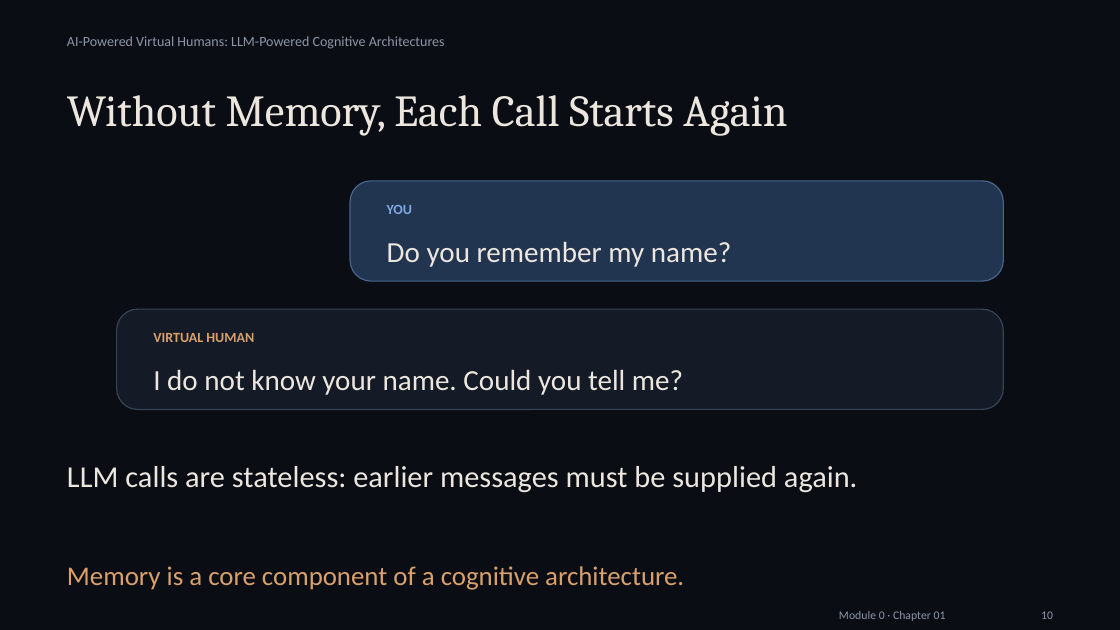
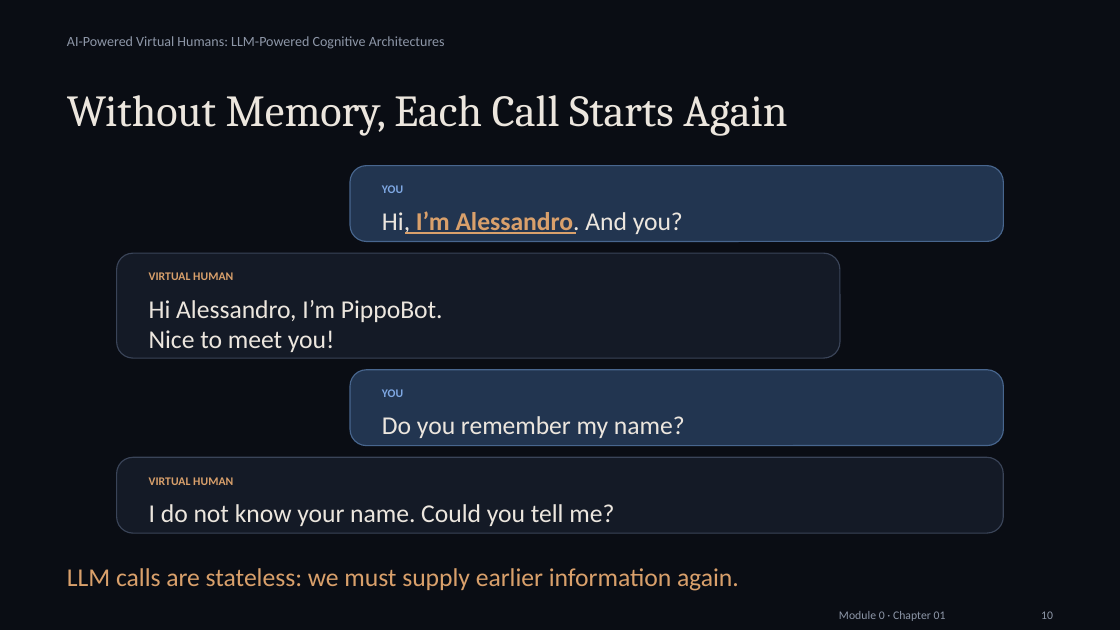
Before and after one commit to alessandropec/virtual-humans-cognitive-architectures, a slide deck: slide 10 of virtual_human_course/Module_0/Chapter_01/Slides/Module_0_Chapter_01_Introduction_and_Setup.pptx. Drawn at 1120x630 pixels with LibreOffice and Linux fonts; fonts in the diff are those of the drawing. Boxes give left, top, right and bottom in pixels: in the first picture for what was removed or moved away, otherwise in the second. Text is boxed around its words. In the diff, an @@ line names an element or a change of style, - is before the commit and + after.

Commit message:
Clarify memory example and show only Module 0 materials

```diff
--- a/virtual_human_course/Module_0/Chapter_01/Slides/Module_0_Chapter_01_Introduction_and_Setup.pptx
+++ b/virtual_human_course/Module_0/Chapter_01/Slides/Module_0_Chapter_01_Introduction_and_Setup.pptx
@@ rounded rectangle: place and size @@
-rounded rectangle at (349, 180, 1002, 281)
+rounded rectangle at (349, 166, 1002, 242)
@@ rounded rectangle at (349, 166, 1002, 242): proportions changed @@
@@ text "YOU": place and size @@
-text "YOU" at (387, 205, 412, 214)
+text "YOU" at (382, 185, 403, 193)
@@ text "YOU" at (382, 185, 403, 193): size 9 to 7.5 pt @@
@@ text at (382, 211, 683, 234): text changed; size 18.8 to 16.5 pt; text colour #ECE6DE to #D9A06B; bold on @@
-Do you remember my name?
+Hi, I’m Alessandro. And you?
@@ rectangle added at (405, 232, 575, 234), fill #D9A06B, outline #D9A06B 0 pt @@
@@ rounded rectangle at (116, 253, 840, 358): proportions changed @@
@@ rounded rectangle: place and size @@
-rounded rectangle at (116, 309, 1004, 410)
+rounded rectangle at (116, 253, 840, 358)
@@ text "VIRTUAL HUMAN" at (149, 272, 233, 280): size 9 to 7.5 pt @@
@@ text "VIRTUAL HUMAN": place and size @@
-text "VIRTUAL HUMAN" at (153, 333, 254, 342)
+text "VIRTUAL HUMAN" at (149, 272, 233, 280)
@@ text added at (149, 300, 443, 352), 16.5 pt, text #ECE6DE @@
+Hi Alessandro, I’m PippoBot.
+Nice to meet you!
@@ rounded rectangle added at (349, 370, 1002, 446), fill #223550, outline #48668E 0.75 pt @@
@@ text added at (382, 389, 403, 397), 7.5 pt, text #7FA8E3, bold @@
+YOU
@@ text added at (382, 416, 685, 438), 16.5 pt, text #ECE6DE @@
+Do you remember my name?
@@ rounded rectangle added at (116, 457, 1004, 533), fill #141A26, outline #3A4458 0.75 pt @@
@@ text added at (149, 477, 233, 485), 7.5 pt, text #D9A06B, bold @@
+VIRTUAL HUMAN
@@ text "I do not know your ...": place and size @@
-text "I do not know your ..." at (153, 369, 683, 395)
+text "I do not know your ..." at (149, 504, 614, 526)
@@ text "I do not know your ..." at (149, 504, 614, 526): size 18.8 to 16.5 pt @@
@@ text at (67, 568, 739, 591): text changed; size 19.5 to 16.5 pt; text colour #ECE6DE to #D9A06B @@
-LLM calls are stateless: earlier messages must be supplied again.
+LLM calls are stateless: we must supply earlier information again.
@@ text removed at (67, 566, 684, 590) @@
-Memory is a core component of a cognitive architecture.
```
Also in this commit, not shown: 3 other files.
